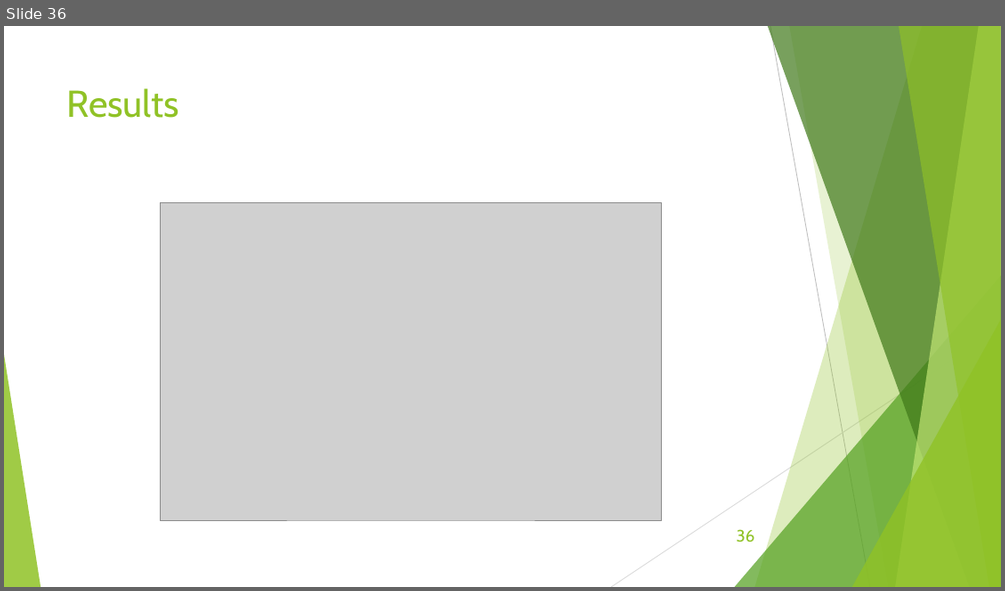
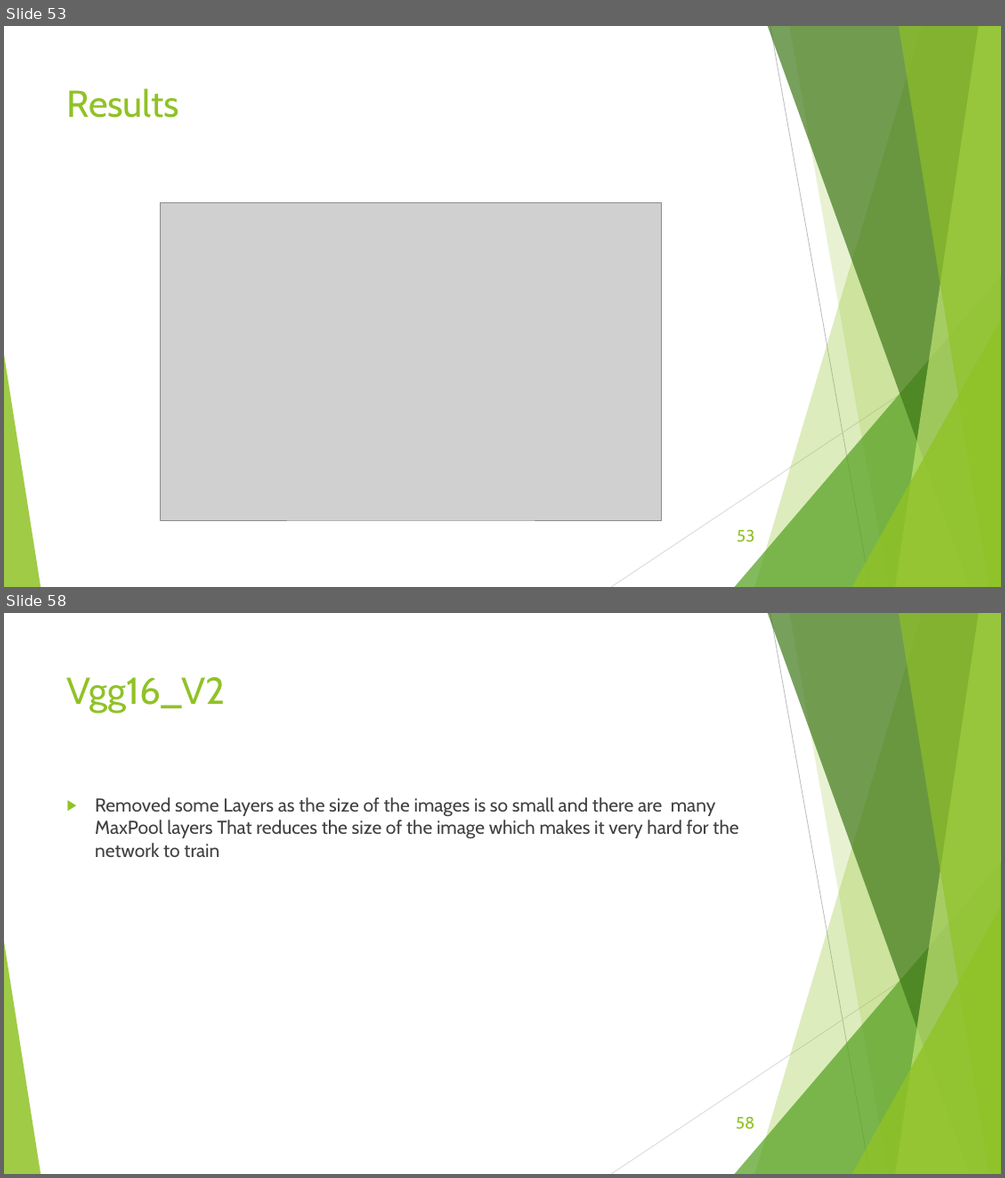
Before and after one commit to Ramy-osama/Hardware-FasterRCNN, a slide deck: Documentation/6-13-2020.pptx. Shown one above the other, each under a label of ours: slide 36 before the commit, slides 53 and 58 after it; the slides between them are not shown. The pictures are 1005x591 and 1005x1178 pixels, drawn with LibreOffice and Linux fonts; fonts in the diff are those of the drawing; grey boxes stand for pictures. Boxes give left, top, right and bottom in pixels: in the first picture for what was removed or moved away, otherwise in the second. Text is boxed around its words. In the diff, an @@ line names an element or a change of style, - is before the commit and + after.

```diff
--- a/Documentation/6-13-2020.pptx
+++ b/Documentation/6-13-2020.pptx
@@ slide 58 added at [4,613,1001,1174], background #FFFFFF; not listed: 10 template elements that a slide beside it also shows @@
@@ title added at [67,677,226,713], 36 pt, text #90C226 @@
+Vgg16_V2
@@ text added at [95,797,738,857], 18 pt, text #404040 @@
+▶ Removed some Layers as the size of the images is so small and there are many MaxPool layers That reduces the size of the image which makes it very hard for the network to train
@@ page number added at [736,1116,754,1129], 16 pt, text #90C226 @@
+58
@@ what was slide 36 is now slide 53 @@
@@ page number at [736,529,754,542]: text changed @@
-36
+53
```
Also in this commit, not shown: 14 slides changed, 23 other slides added, 1 slide removed, 14 other files.
